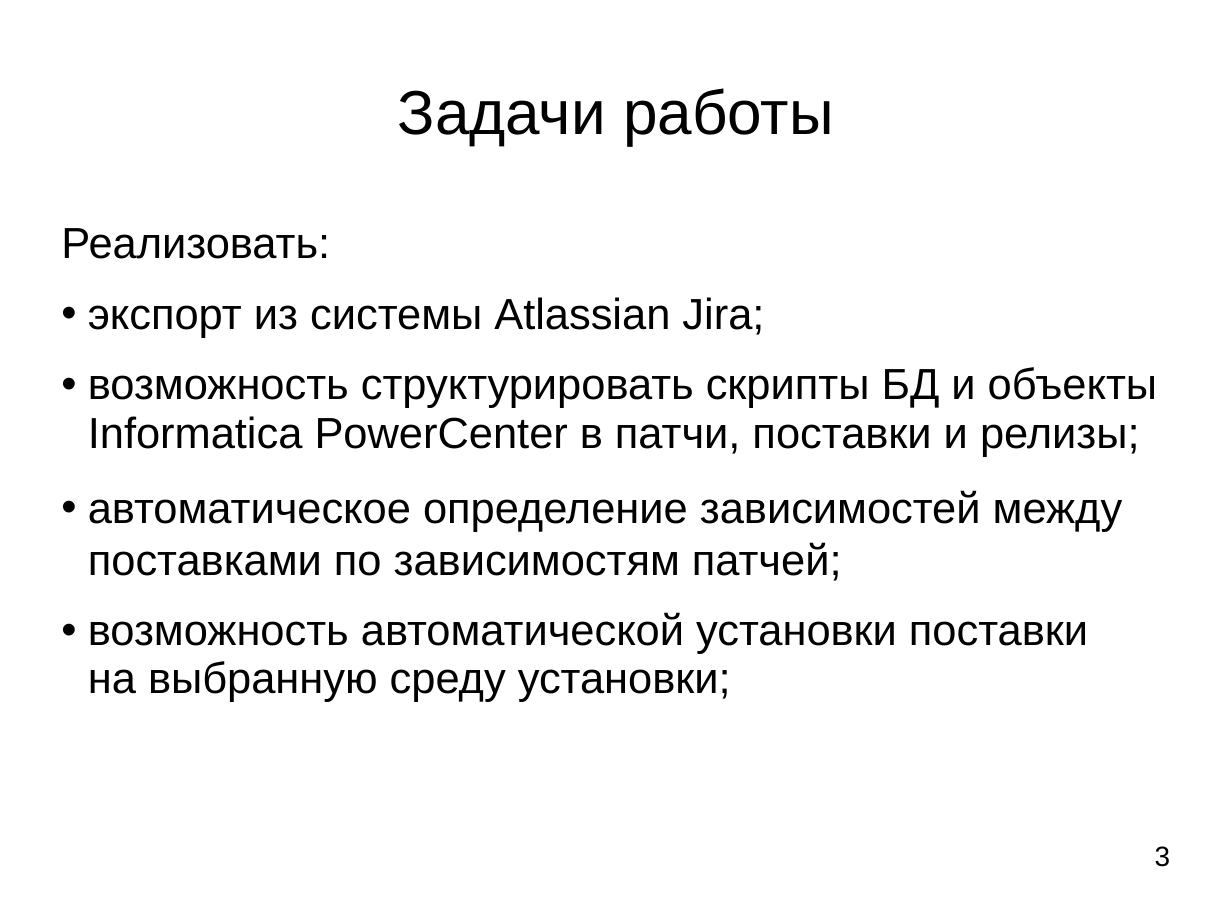
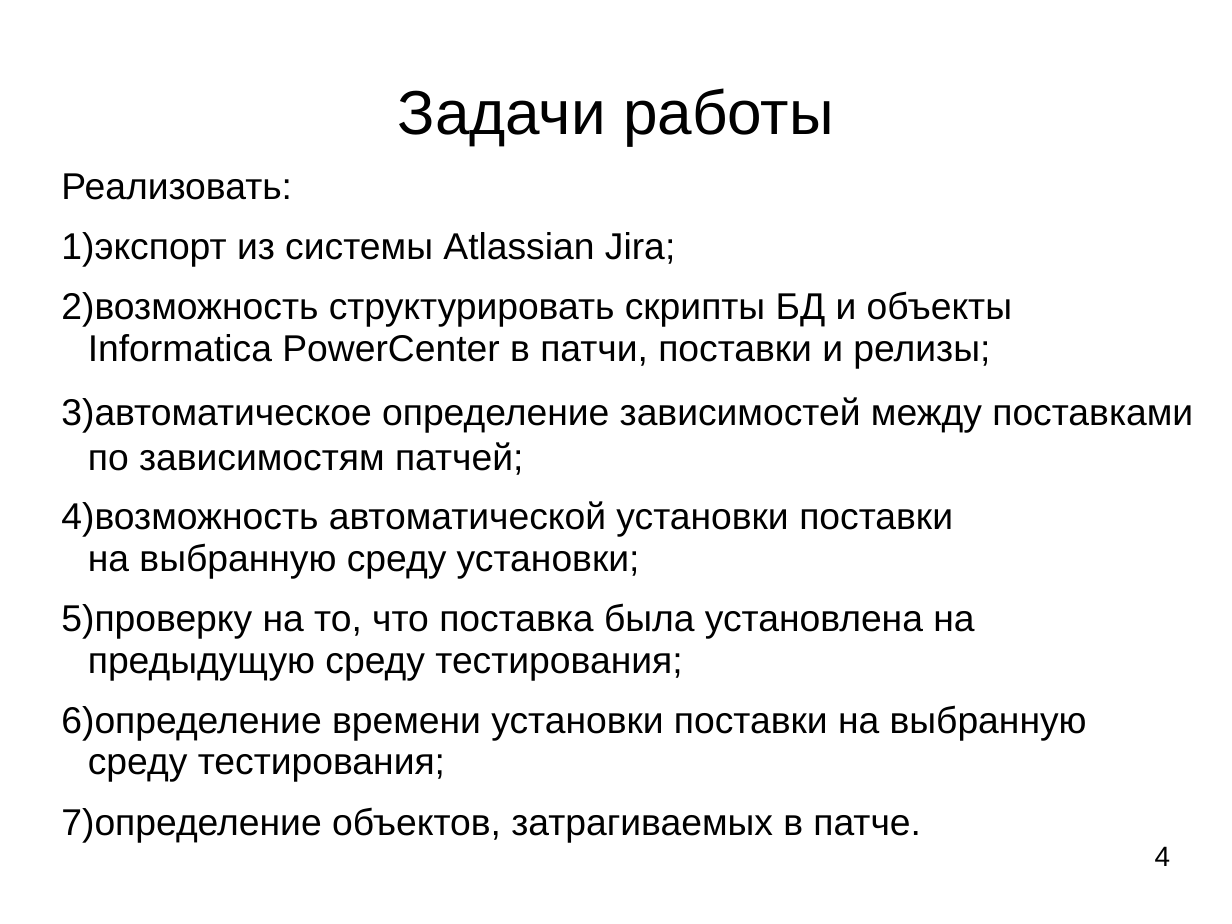
Before and after one commit to ledenevdmitry/CoreApp, a slide deck: slide 4 of LedenevDiplom.ppt. Drawn at 1232x924 pixels with LibreOffice and Linux fonts; fonts in the diff are those of the drawing. Boxes give left, top, right and bottom in pixels: in the first picture for what was removed or moved away, otherwise in the second. Text is boxed around its words. In the diff, an @@ line names an element or a change of style, - is before the commit and + after.

```diff
--- a/LedenevDiplom.ppt
+++ b/LedenevDiplom.ppt
@@ text at <box>61,173,1193,579</box>: size 28 to 24 pt in "Реализовать:", "экспорт из системы Atlassian Jira;", "возможность структурировать скрипты БД и объекты Informatica ...", "автоматическое определение зависимостей между поставками по  ..." and 1 more places; less space between paragraphs; bullet • to 1) @@
@@ text "Реализовать:": place and size @@
-text "Реализовать:" at <box>61,228,1157,702</box>
+text "Реализовать:" at <box>61,173,1193,842</box>
@@ text at <box>61,603,1087,842</box>: paragraphs added @@
+5) проверку на то, что поставка была установлена на предыдущую среду тестирования;
+6) определение времени установки поставки на выбранную среду тестирования;
+7) определение объектов, затрагиваемых в патче.
@@ text at <box>1155,846,1171,866</box>: text changed @@
-3
+4
```
Also in this commit, not shown: 9 other slides changed, 4 slides removed, 2 other files.
